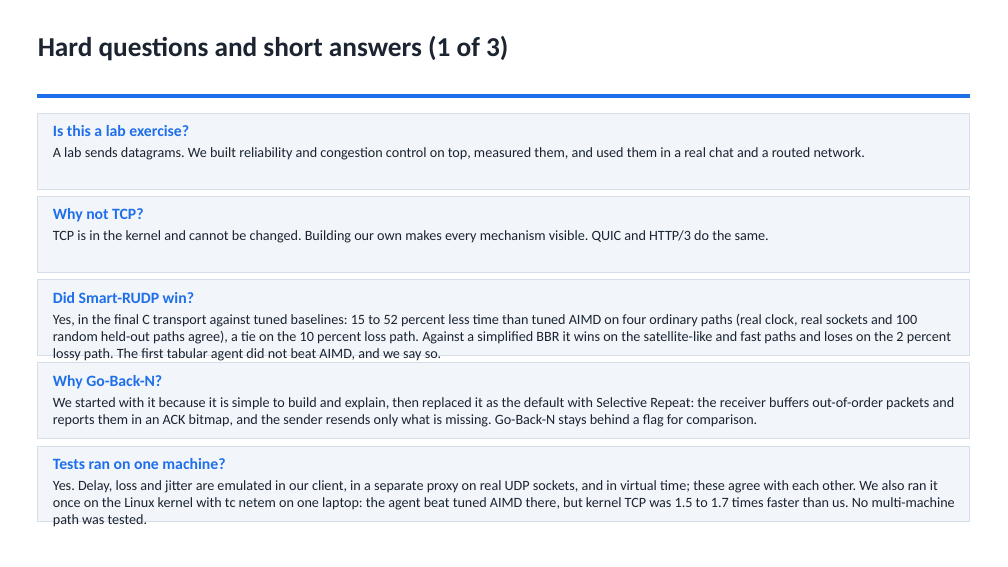
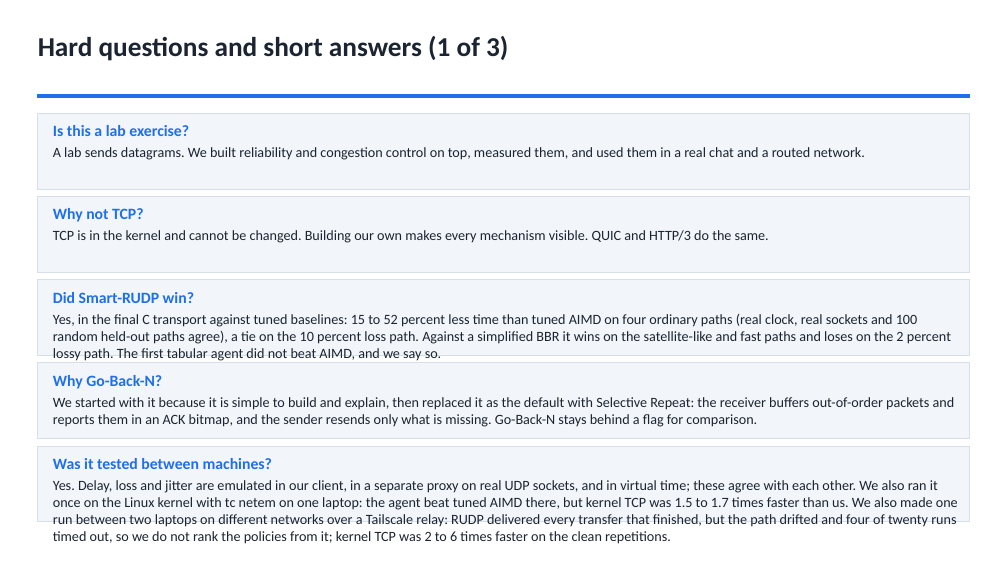
Before and after one commit to Capsturrrr/REPLIC, a slide deck: slide 41 of docs/final/RUDP_Host_Guide.pptx (slide 40 before the commit). Drawn at 1008x567 pixels with LibreOffice and Linux fonts; fonts in the diff are those of the drawing. Boxes give left, top, right and bottom in pixels: in the first picture for what was removed or moved away, otherwise in the second. Text is boxed around its words. In the diff, an @@ line names an element or a change of style, - is before the commit and + after.

```diff
--- a/docs/final/RUDP_Host_Guide.pptx
+++ b/docs/final/RUDP_Host_Guide.pptx
@@ text at [53,458,272,469]: text changed @@
-Tests ran on one machine?
+Was it tested between machines?
@@ text at [53,480,958,544]: text changed @@
-Yes. Delay, loss and jitter are emulated in our client, in a separate proxy on real UDP sockets, and in virtual time; these agree with each other. We also ran it once on the Linux kernel with tc netem on one laptop: the agent beat tuned AIMD there, but kernel TCP was 1.5 to 1.7 times faster than us. No multi-machine path was tested.
+Yes. Delay, loss and jitter are emulated in our client, in a separate proxy on real UDP sockets, and in virtual time; these agree with each other. We also ran it once on the Linux kernel with tc netem on one laptop: the agent beat tuned AIMD there, but kernel TCP was 1.5 to 1.7 times faster than us. We also made one run between two laptops on different networks over a Tailscale relay: RUDP delivered every transfer that finished, but the path drifted and four of twenty runs timed out, so we do not rank the policies from it; kernel TCP was 2 to 6 times faster on the clean repetitions.
```
Also in this commit, not shown: 4 other slides changed, 1 slide added, 8 other files.
